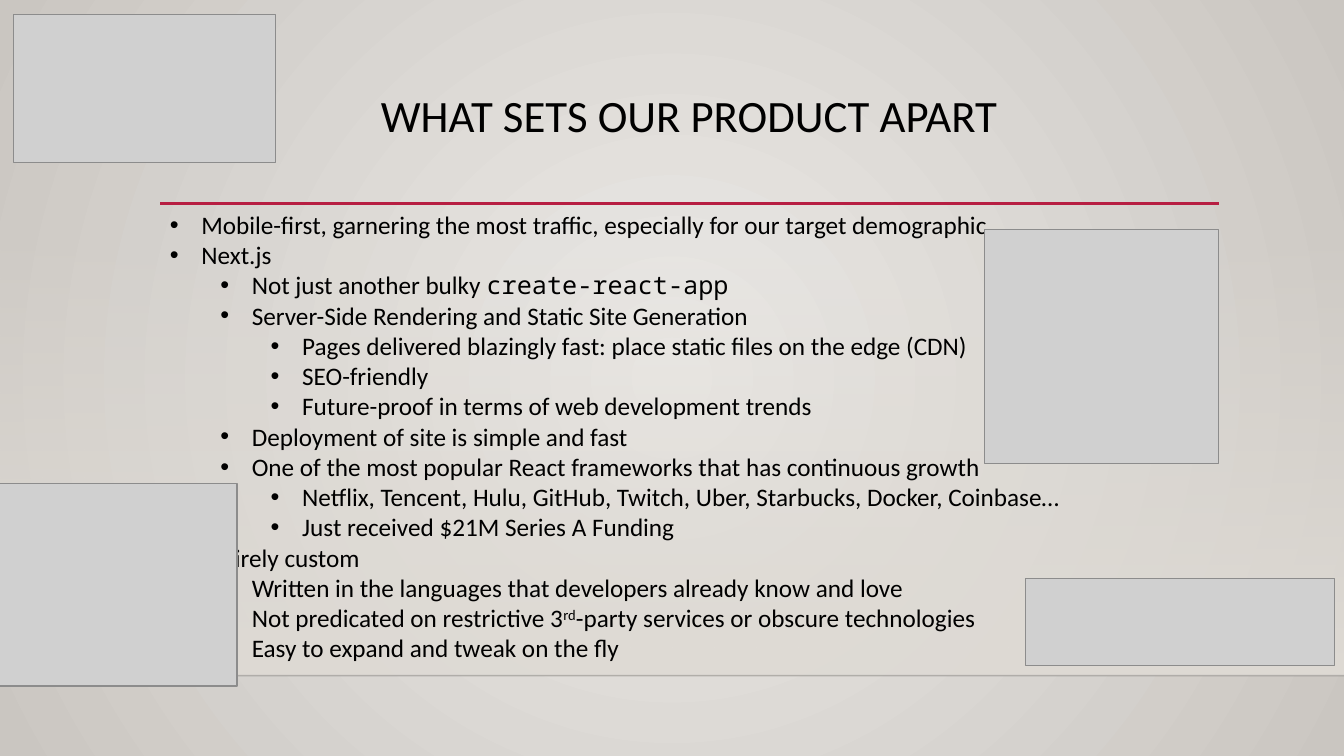
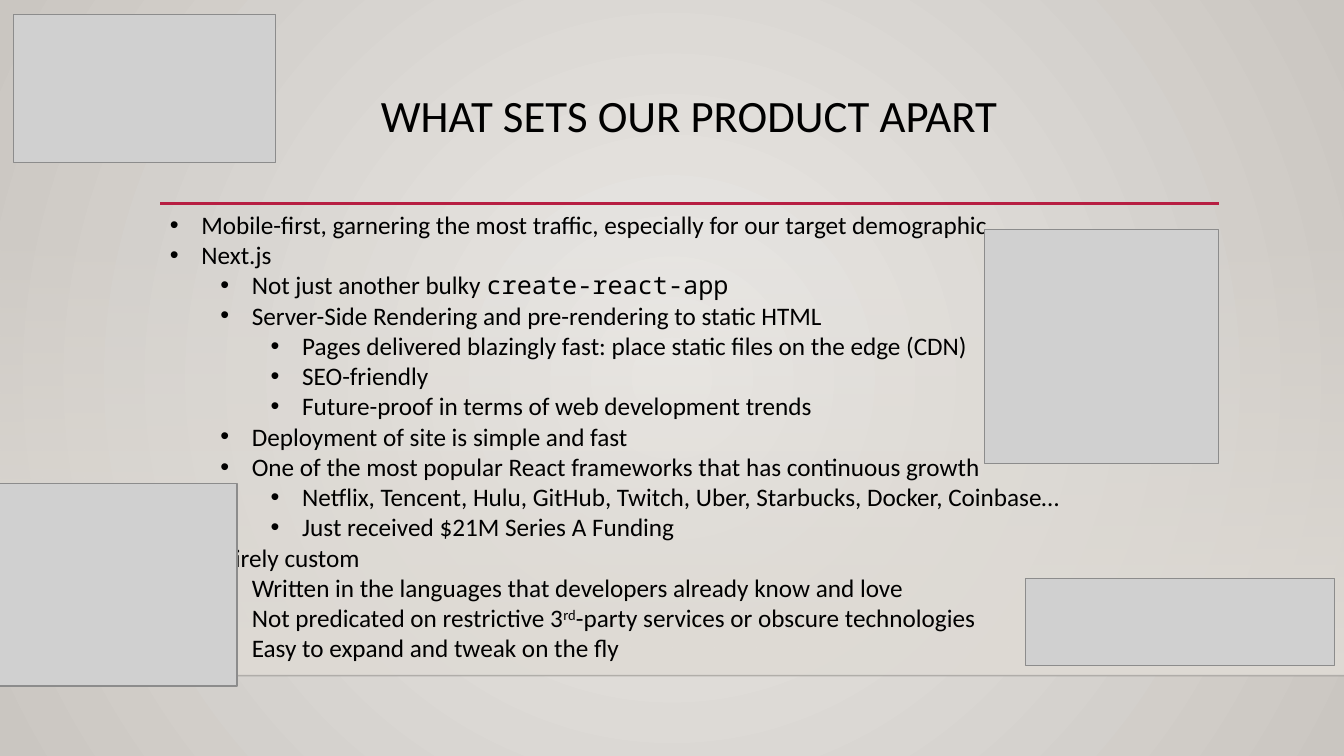
Before and after one commit to s-christian/Fit_or_Fail, a slide deck: slide 10 of Documents/Final presentation/Fit or Fail Final Presentation.pptx. Drawn at 1344x756 pixels with LibreOffice and Linux fonts; fonts in the diff are those of the drawing; grey boxes stand for pictures; background and template pictures are left out. Boxes give left, top, right and bottom in pixels: in the first picture for what was removed or moved away, otherwise in the second. Text is boxed around its words. In the diff, an @@ line names an element or a change of style, - is before the commit and + after.

```diff
--- a/Documents/Final presentation/Fit or Fail Final Presentation.pptx
+++ b/Documents/Final presentation/Fit or Fail Final Presentation.pptx
@@ text at bbox=[252, 307, 821, 330]: text changed @@
-  • Server-Side Rendering and Static Site Generation
+  • Server-Side Rendering and pre-rendering to static HTML
```
Also in this commit, not shown: 1 other file.
